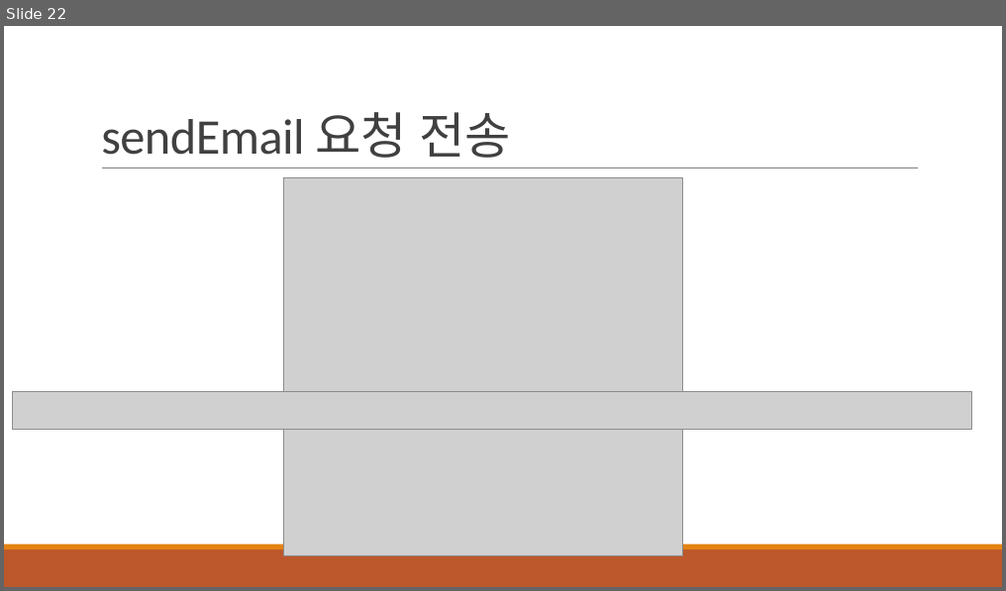
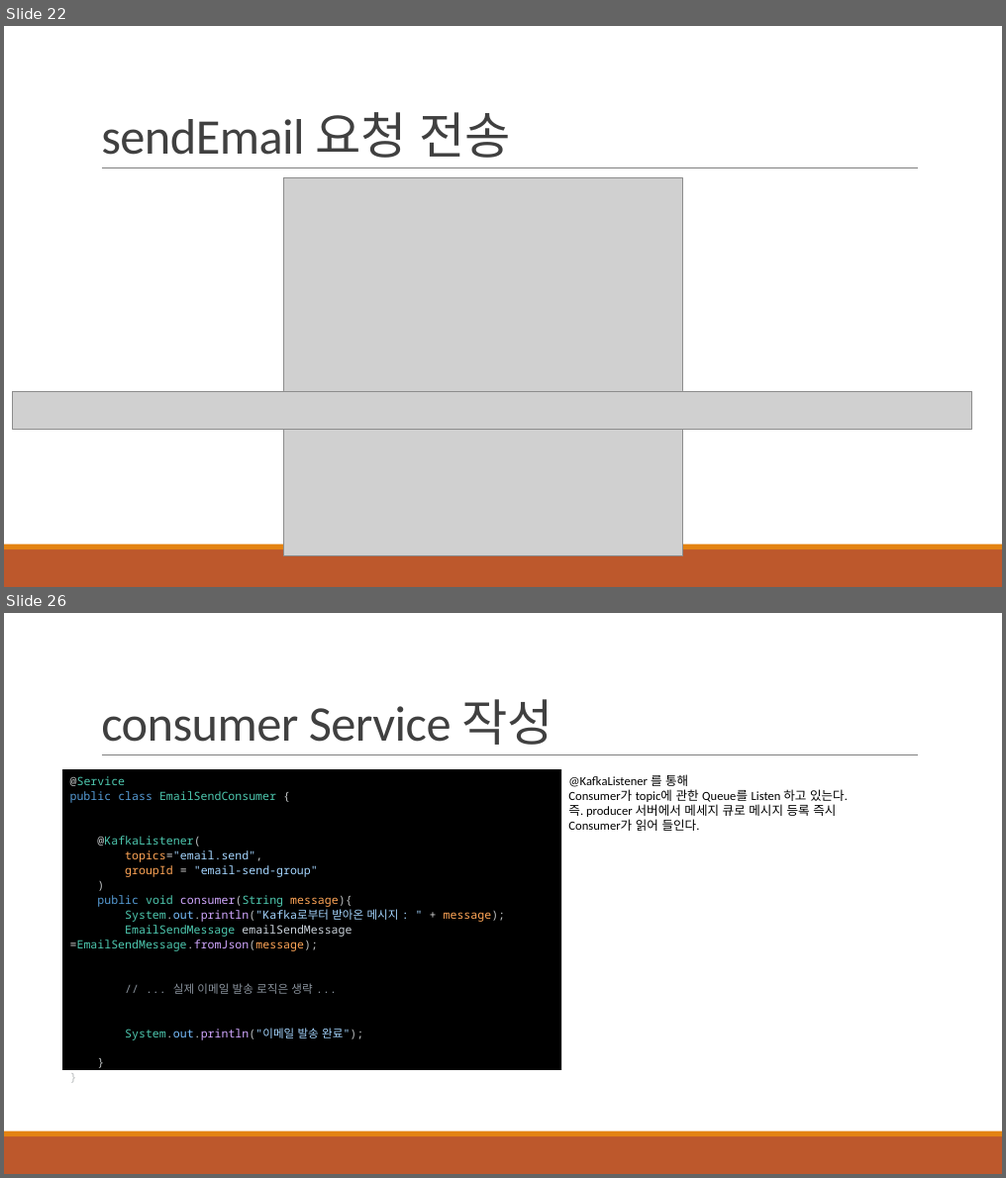
Before and after one commit to khb3025/kafka, a slide deck: ppt/2.Kafka 기본 개념.pptx. Shown one above the other, each under a label of ours: slide 22 before the commit, slides 22 and 26 after it; the slides between them are not shown. The pictures are 1006x591 and 1006x1178 pixels, drawn with LibreOffice and Linux fonts; fonts in the diff are those of the drawing; grey boxes stand for pictures. Boxes give left, top, right and bottom in pixels: in the first picture for what was removed or moved away, otherwise in the second. Text is boxed around its words. In the diff, an @@ line names an element or a change of style, - is before the commit and + after.

Commit message:
feat : springboot(kafka consumer서버) 작성

```diff
--- a/ppt/2.Kafka 기본 개념.pptx
+++ b/ppt/2.Kafka 기본 개념.pptx
@@ slide 26 added at <box>4,613,1002,1174</box>, background #FFFFFF; not listed: 3 template elements that a slide beside it also shows @@
@@ title added at <box>101,699,553,745</box>, 48 pt, text #404040 @@
+consumer Service 작성
@@ rectangle added at <box>62,769,561,1070</box>, fill #000000, 11 pt, text #4EC9B0 @@
+@Service
+public class EmailSendConsumer {
+@KafkaListener(
+topics="email.send",
+groupId = "email-send-group"
+)
+public void consumer(String message){
+System.out.println("Kafka로부터 받아온 메시지 : " + message);
+EmailSendMessage emailSendMessage =EmailSendMessage.fromJson(message);
+// ... 실제 이메일 발송 로직은 생략 ...
+System.out.println("이메일 발송 완료");
+}
+}
@@ text added at <box>568,774,847,831</box>, 12 pt, text #000000 @@
+@KafkaListener 를 통해
+Consumer가 topic에 관한 Queue를 Listen 하고 있는다.
+즉. producer 서버에서 메세지 큐로 메시지 등록 즉시
+Consumer가 읽어 들인다.
```
Also in this commit, not shown: 6 other slides added, 14 other files.
